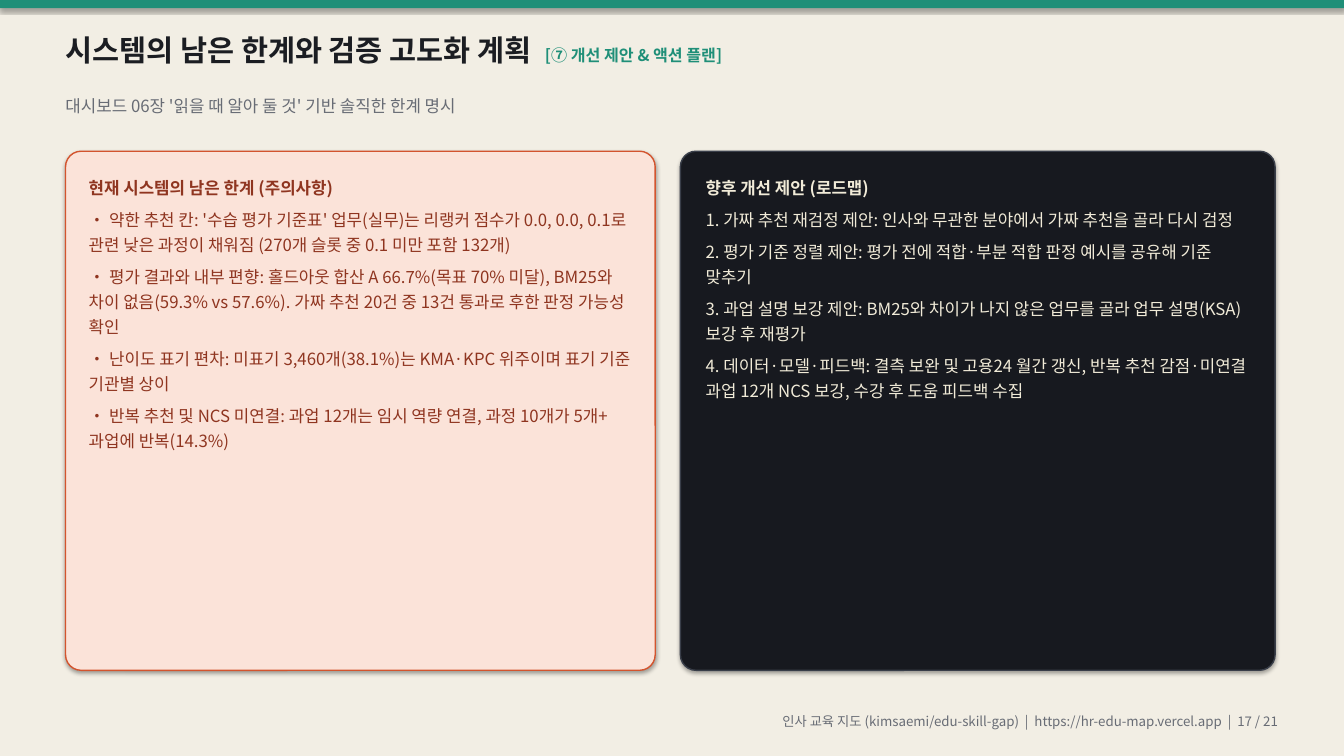
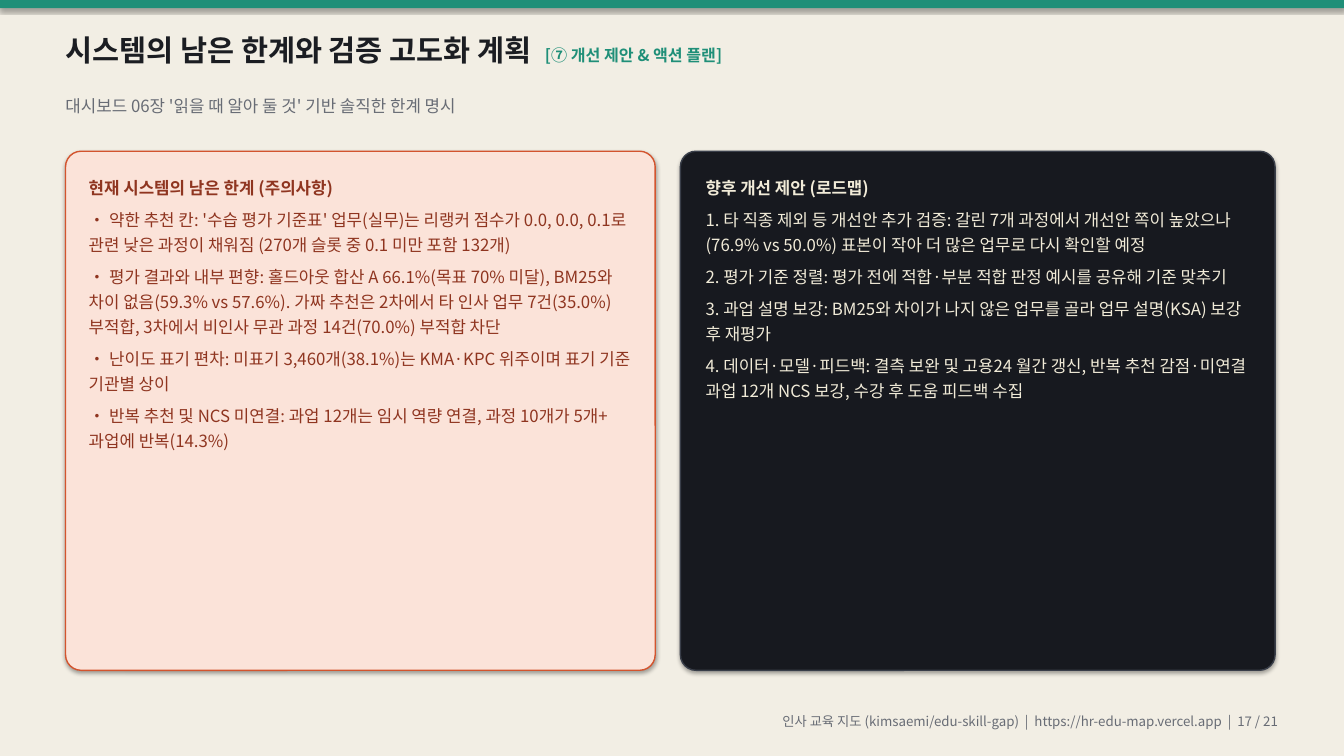
Before and after one commit to kimsaemi/edu-skill-gap, a slide deck: slide 17 of presentation/HR_교육지도_발표.pptx. Drawn at 1344x756 pixels with LibreOffice and Linux fonts; fonts in the diff are those of the drawing. Boxes give left, top, right and bottom in pixels: in the first picture for what was removed or moved away, otherwise in the second. Text is boxed around its words. In the diff, an @@ line names an element or a change of style, - is before the commit and + after.

```diff
--- a/presentation/HR_교육지도_발표.pptx
+++ b/presentation/HR_교육지도_발표.pptx
@@ text at (x1=706, y1=212, x2=1231, y2=285): text changed @@
-1. 가짜 추천 재검정 제안: 인사와 무관한 분야에서 가짜 추천을 골라 다시 검정
-2. 평가 기준 정렬 제안: 평가 전에 적합·부분 적합 판정 예시를 공유해 기준 맞추기
-3. 과업 설명 보강 제안: BM25와 차이가 나지 않은 업무를 골라 업무 설명(KSA) 보강 후 재평가
+1. 타 직종 제외 등 개선안 추가 검증: 갈린 7개 과정에서 개선안 쪽이 높았으나(76.9% vs 50.0%) 표본이 작아 더 많은 업무로 다시 확인할 예정
+2. 평가 기준 정렬: 평가 전에 적합·부분 적합 판정 예시를 공유해 기준 맞추기
+3. 과업 설명 보강: BM25와 차이가 나지 않은 업무를 골라 업무 설명(KSA) 보강 후 재평가
@@ text at (x1=89, y1=269, x2=613, y2=336): text changed @@
-• 평가 결과와 내부 편향: 홀드아웃 합산 A 66.7%(목표 70% 미달), BM25와 차이 없음(59.3% vs 57.6%). 가짜 추천 20건 중 13건 통과로 후한 판정 가능성 확인
+• 평가 결과와 내부 편향: 홀드아웃 합산 A 66.1%(목표 70% 미달), BM25와 차이 없음(59.3% vs 57.6%). 가짜 추천은 2차에서 타 인사 업무 7건(35.0%) 부적합, 3차에서 비인사 무관 과정 14건(70.0%) 부적합 차단
```
Also in this commit, not shown: 5 other slides changed, 13 other files.
